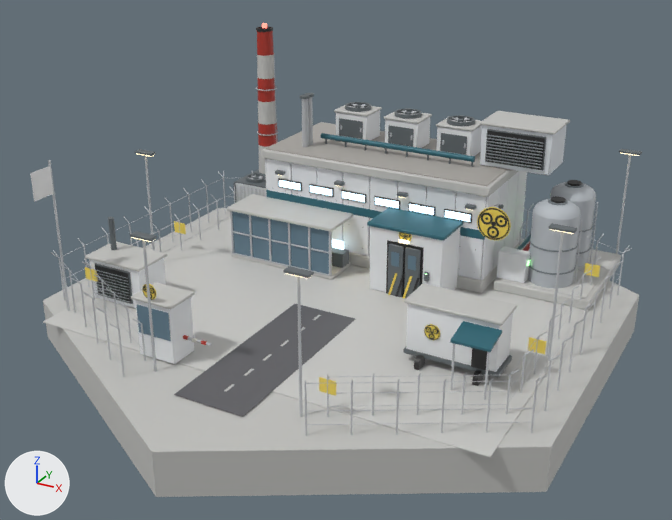
Renders of the glTF model native/godot/assets/art/blender/specialLab.glb from each side of a commit.
Camera for both pictures: a camera (50 mm lens) standing at (16.4, -30.5, 17.0) and looking at (0.1, -0.8, 2.1). The lights are fixed; the arrows at lower left show +X, +Y and +Z. The picture after the commit comes second. Vertices at exactly the same position are counted once.

The scene before the commit, as lines of its bpy script (objects in view):
```python
me_glow_cyan = bpy.data.meshes.new('glow_cyan')
me_glow_cyan.from_pydata(...)  # 80 vertices, 120 faces; spans x -5.6..4.2, y 2.68..3.07, z 0.95..3.5
me_glow_cyan.materials.append(mat_glow_cyan)
me_hazard = bpy.data.meshes.new('hazard')
me_hazard.from_pydata(...)  # 304 vertices, 552 faces; spans x -9.1..9.1, y -8.0..9.5, z 0.2..4.0
me_hazard.materials.append(mat_hazard)
me_metal = bpy.data.meshes.new('metal')
me_metal.from_pydata(...)  # 4749 vertices, 7924 faces; spans x -10.2..10.2, y -9.5..11.7, z 0.1..8.1
me_metal.materials.append(mat_metal)
me_pavers = bpy.data.meshes.new('pavers')
me_pavers.from_pydata(...)  # 16 vertices, 24 faces; spans x -9.2..9.2, y -7.6..9.0, z 0.1..0.6
me_pavers.materials.append(mat_pavers)
me_wall_concrete = bpy.data.meshes.new('wall_concrete')
me_wall_concrete.from_pydata(...)  # 500 vertices, 964 faces; spans x -10.7..10.7, y -12.3..12.3, z -1.6..8.0
me_wall_concrete.materials.append(mat_wall_concrete)
ob_glow_cyan = bpy.data.objects.new('glow_cyan', me_glow_cyan)
ob_glow_cyan.location = (0.0, 0.0, 0.0)
ob_hazard = bpy.data.objects.new('hazard', me_hazard)
ob_hazard.location = (0.0, 0.0, 0.0)
ob_metal = bpy.data.objects.new('metal', me_metal)
ob_metal.location = (0.0, 0.0, 0.0)
ob_pavers = bpy.data.objects.new('pavers', me_pavers)
ob_pavers.location = (0.0, 0.0, 0.0)
ob_wall_concrete = bpy.data.objects.new('wall_concrete', me_wall_concrete)
ob_wall_concrete.location = (0.0, 0.0, 0.0)
# also in view: 'steel_dark' at (0.0, 0.3, 3.6); 'paint' at (-0.4, 0.6, 4.6); 'cladding' at (-0.6, 0.2, 3.4); 'asphalt' at (0.0, -5.4, 0.1); 'dark' at (-0.6, 0.1, 4.6)
```
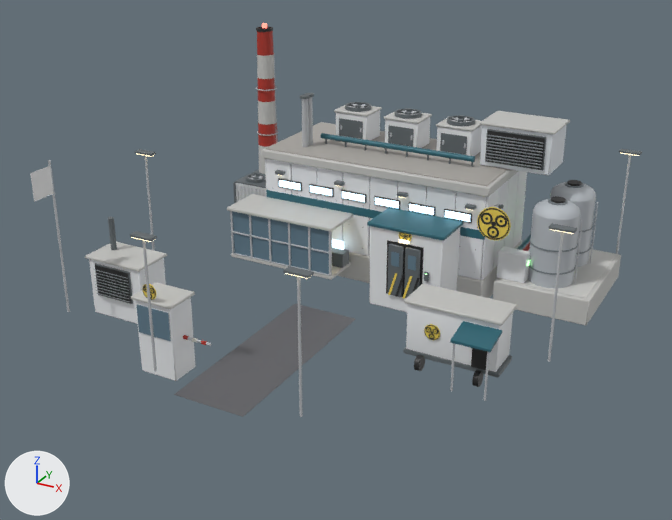
Patch to the scene script:
```diff
--- a/native/godot/assets/art/blender/specialLab.glb.py
+++ b/native/godot/assets/art/blender/specialLab.glb.py
@@ me_hazard @@
 # used by ob_hazard; location = (0.0, 0.0, 0.0)
-me_hazard.from_pydata(...)  # 304 vertices, 552 faces; spans x -9.1..9.1, y -8.0..9.5, z 0.2..4.0
+me_hazard.from_pydata(...)  # 240 vertices, 456 faces; spans x -3.7..5.9, y -7.9..3.1, z 0.2..4.0
+# me_hazard part 1: 8 loose pieces with 64 vertices, spanning x -9.1..9.1, y -8.0..9.5, z 1.0..1.5, are deleted
 me_hazard.materials.append(mat_hazard)
@@ me_metal @@
 # used by ob_metal; location = (0.0, 0.0, 0.0)
-me_metal.from_pydata(...)  # 4749 vertices, 7924 faces; spans x -10.2..10.2, y -9.5..11.7, z 0.1..8.1
+me_metal.from_pydata(...)  # 1605 vertices, 2740 faces; spans x -9.1..9.1, y -8.4..9.1, z 0.1..8.1
+# me_metal part 2: 206 loose pieces with 3144 vertices, spanning x -10.2..10.2, y -9.5..11.7, z 0.1..2.3, are deleted
 me_metal.materials.append(mat_metal)
@@ me_pavers @@
 # used by ob_pavers; location = (0.0, 0.0, 0.0)
-me_pavers.from_pydata(...)  # 16 vertices, 24 faces; spans x -9.2..9.2, y -7.6..9.0, z 0.1..0.6
+me_pavers.from_pydata(...)  # 8 vertices, 12 faces; spans x 5.4..9.0, y 3.8..8.8, z 0.6
+# me_pavers part 3: the loose piece of 8 vertices spanning x -9.2..9.2, y -7.6..9.0, z 0.1 is deleted
 me_pavers.materials.append(mat_pavers)
@@ me_wall_concrete @@
 # used by ob_wall_concrete; location = (0.0, 0.0, 0.0)
-me_wall_concrete.from_pydata(...)  # 500 vertices, 964 faces; spans x -10.7..10.7, y -12.3..12.3, z -1.6..8.0
+me_wall_concrete.from_pydata(...)  # 440 vertices, 872 faces; spans x -9.1..9.2, y -7.9..9.0, z -0.6..8.0
+# me_wall_concrete part 4: 7 loose pieces with 60 vertices, spanning x -10.7..10.7, y -12.3..12.3, z -1.6..0.2, are deleted
+# me_wall_concrete part 5: 24 vertices moved from x -5.7..9.2, y 3.0..9.0, z 0.1..0.2 to x -5.7..9.2, y 3.0..9.0, z -0.6..-0.5
 me_wall_concrete.materials.append(mat_wall_concrete)
```

Location of each change, [x1, y1, x2, y2] in pixels of the pictures (672 x 520 px; the box of a moved part takes in the faces that stretch with it):
'wall_concrete', reshaped (10% narrower, 39% shorter)
    before: [43, 54, 639, 497]
    after: [85, 54, 621, 326]
'pavers', reshaped (80% narrower, 79% shorter)
    before: [43, 219, 620, 458]
    after: [500, 250, 616, 299]
'metal', reshaped
    before: [48, 59, 632, 436]
    after: [48, 59, 631, 417]
'hazard', reshaped (28% narrower, 29% shorter)
    before: [85, 207, 600, 396]
    after: [142, 207, 511, 340]
part 1 of me_hazard, deleted
    before: [85, 221, 600, 396]
part 2 of me_metal, deleted
    before: [51, 170, 632, 436]
part 3 of me_pavers, deleted
    before: [43, 219, 620, 458]
part 4 of me_wall_concrete, deleted
    before: [43, 208, 639, 497]
part 5 of me_wall_concrete, moved or reshaped
    before: [349, 242, 621, 310]
    after: [337, 241, 621, 325]
